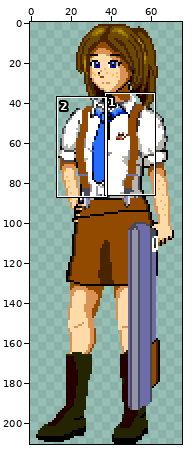
Two states of a pixel-art file, src/testrom/res/_ignore/de_detective9_klein.aseprite. Above: a wide view before the commit, with the close-up outlined.
Close-up. As it was:
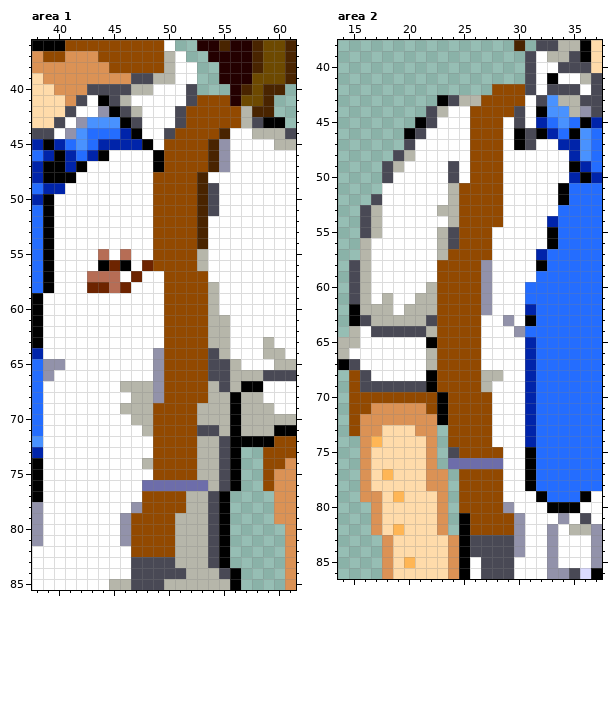
86x211 pixels, 1 frame. Shown: area 1: x 38..61, y 36..85; area 2: x 14..37, y 38..86. The wide view leaves out empty margins. The commit also changed other parts of the picture, which this record leaves out.
And afterwards:
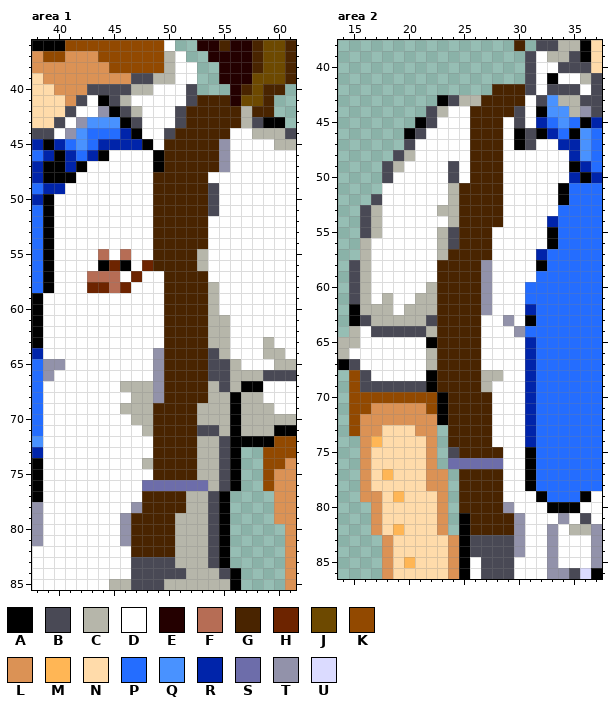
Palette (. is transparent): A #000000  B #494955  C #b6b6aa  D #ffffff  E #240000  F #b66d55  G #492400  H #6d2400  J #6d4900  K #924900  L #db9255  M #ffb655  N #ffdbaa  P #246dff  Q #4992ff  R #0024aa  S #6d6daa  T #9292aa  U #dbdbff
What changed:
--- area 1, layer "Bretels"
@@ x 45..58 @@
 40 BBCCDDDB...EGJ
-41 BCDDDDDBKKKEJJ
-42 ABCDDDBKKKKKCG
-43 QABDDDBKKKKKCB
-44 PRADDBKKKKGDDC
-45 RRRADKKKKGTDDD
-46 DDDDAKKKKGTDDD
-47 DDDDAKKKKGTDDD
-48 DDDDKKKKGDDDDD
-49 DDDDKKKKGBDDDD
-50 DDDDKKKKGBDDDD
-51 DDDDKKKKGBDDDD
-52 DDDDKKKKGDDDDD
-53 DDDDKKKKGDDDDD
-54 DDDDKKKKGDDDDD
-55 DFDDKKKKCDDDDD
-56 HADHKKKKCDDDDD
-57 FDHDDKKKKDDDDD
-58 FHDDDKKKKCDDDD
-59 DDDDDKKKKCDDDD
-60 DDDDDKKKKCDDDD
-61 DDDDDKKKKCCDDD
-62 DDDDDKKKKCCDDD
-63 DDDDDKKKKCCDDD
-64 DDDDTKKKKBCDDD
-65 DDDDTKKKKBBCDD
-66 DDDDTKKKKBBCCC
-67 DCCCTKKKKCBCAA
-68 DDCCTKKKKCCACC
-69 DCCCKKKKCCCACC
-70 DDCCKKKKCCCACC
-71 DDDCKKKKBBCACC
-72 DDDDKKKKCCBAAA
-73 DDDDKKKKCCBA..
-74 DDDCKKKKCCBA..
-75 DDDDKKKKCCBA..
+41 BCDDDDDBGGGEJJ
+42 ABCDDDBGGGGGCG
+43 QABDDDBGGGGGCB
+44 PRADDBGGGGGDDC
+45 RRRADGGGGGTDDD
+46 DDDDAGGGGGTDDD
+47 DDDDAGGGGGTDDD
+48 DDDDGGGGGDDDDD
+49 DDDDGGGGGBDDDD
+50 DDDDGGGGGBDDDD
+51 DDDDGGGGGBDDDD
+52 DDDDGGGGGDDDDD
+53 DDDDGGGGGDDDDD
+54 DDDDGGGGGDDDDD
+55 DFDDGGGGCDDDDD
+56 HADHGGGGCDDDDD
+57 FDHDDGGGGDDDDD
+58 FHDDDGGGGCDDDD
+59 DDDDDGGGGCDDDD
+60 DDDDDGGGGCDDDD
+61 DDDDDGGGGCCDDD
+62 DDDDDGGGGCCDDD
+63 DDDDDGGGGCCDDD
+64 DDDDTGGGGBCDDD
+65 DDDDTGGGGBBCDD
+66 DDDDTGGGGBBCCC
+67 DCCCTGGGGCBCAA
+68 DDCCTGGGGCCACC
+69 DCCCGGGGCCCACC
+70 DDCCGGGGCCCACC
+71 DDDCGGGGBBCACC
+72 DDDDGGGGCCBAAA
+73 DDDDGGGGCCBA..
+74 DDDCGGGGCCBA..
+75 DDDDGGGGCCBA..
 76 DDDSSSSSSCBA..
-77 DDDKKKKCCBA...
-78 DDTKKKKCCBA...
-79 DTKKKKCCCBA...
-80 DTKKKKCCCBA...
-81 DTKKKKCCCBA...
-82 DDKKKKCCCBA...
+77 DDDGGGGCCBA...
+78 DDTGGGGCCBA...
+79 DTGGGGCCCBA...
+80 DTGGGGCCCBA...
+81 DTGGGGCCCBA...
+82 DDGGGGCCCBA...
 83 DDBBBBCCCBA...
--- area 2, layer "Bretels"
@@ x 21..32 @@
 41 ..........BD
-42 .......KKKBD
-43 ..ABCCKKKKDB
-44 .BCDDKKKKBDA
-45 ABDDDKKKDBDR
-46 BDDDDKKKDABA
-47 DDDDDKKKDABD
-48 DDDDDKKKDDDD
-49 DDDBDKKKDDDD
-50 DDDBDKKKDDDD
-51 DDDCKKKKDDDD
-52 DDDCKKKKDDDD
-53 DDCCKKKKDDDD
-54 DDDCKKKKDDDD
-55 DDCBKKKDDDDD
-56 DDCBKKKDDDDD
-57 DDCKKKKDDDDR
-58 DDKKKKTDDDDA
-59 DDKKKKTDDDDP
-60 DCKKKKTDDDPP
-61 CCKKKKTDDDPP
-62 CCKKKKTDDDRP
-63 CBKKKKDDTDAP
-64 BCKKKKDDDTPP
-65 DAKKKKDDDDRP
-66 DCKKKKDDDDRP
-67 DCKKKKDDDDRP
-68 DAKKKKCCDDRP
-69 BAKKKKCDDDRP
-70 KKAKKKKDDDRP
-71 LKAKKKKDDDRP
-72 LLAKKKKDDDRP
-73 LL.KKKKDDDRP
-74 NL.KKKKDDDRP
-75 NL.BKKKKDDAP
+42 .......GGGBD
+43 ..ABCCGGGGDB
+44 .BCDDGGGGBDA
+45 ABDDDGGGDBDR
+46 BDDDDGGGDABA
+47 DDDDDGGGDABD
+48 DDDDDGGGDDDD
+49 DDDBDGGGDDDD
+50 DDDBDGGGDDDD
+51 DDDCGGGGDDDD
+52 DDDCGGGGDDDD
+53 DDCCGGGGDDDD
+54 DDDCGGGGDDDD
+55 DDCBGGGDDDDD
+56 DDCBGGGDDDDD
+57 DDCGGGGDDDDR
+58 DDGGGGTDDDDA
+59 DDGGGGTDDDDP
+60 DCGGGGTDDDPP
+61 CCGGGGTDDDPP
+62 CCGGGGTDDDRP
+63 CBGGGGDDTDAP
+64 BCGGGGDDDTPP
+65 DAGGGGDDDDRP
+66 DCGGGGDDDDRP
+67 DCGGGGDDDDRP
+68 DAGGGGCCDDRP
+69 BAGGGGCDDDRP
+70 KKAGGGGDDDRP
+71 LKAGGGGDDDRP
+72 LLAGGGGDDDRP
+73 LL.GGGGDDDRP
+74 NL.GGGGDDDRP
+75 NL.BGGGGDDAP
 76 NL.SSSSSDDAP
-77 NLL.KKKKDDAP
-78 NLL.KKKKDDAP
-79 NNL.KKKKDDDA
-80 NNL.KKKKTDDD
-81 NNL.AKKKKTDD
-82 NNL.AKKKKTDD
+77 NLL.GGGGDDAP
+78 NLL.GGGGDDAP
+79 NNL.GGGGDDDA
+80 NNL.GGGGTDDD
+81 NNL.AGGGGTDD
+82 NNL.AGGGGTDD
 83 NNNLABBBBTDD
